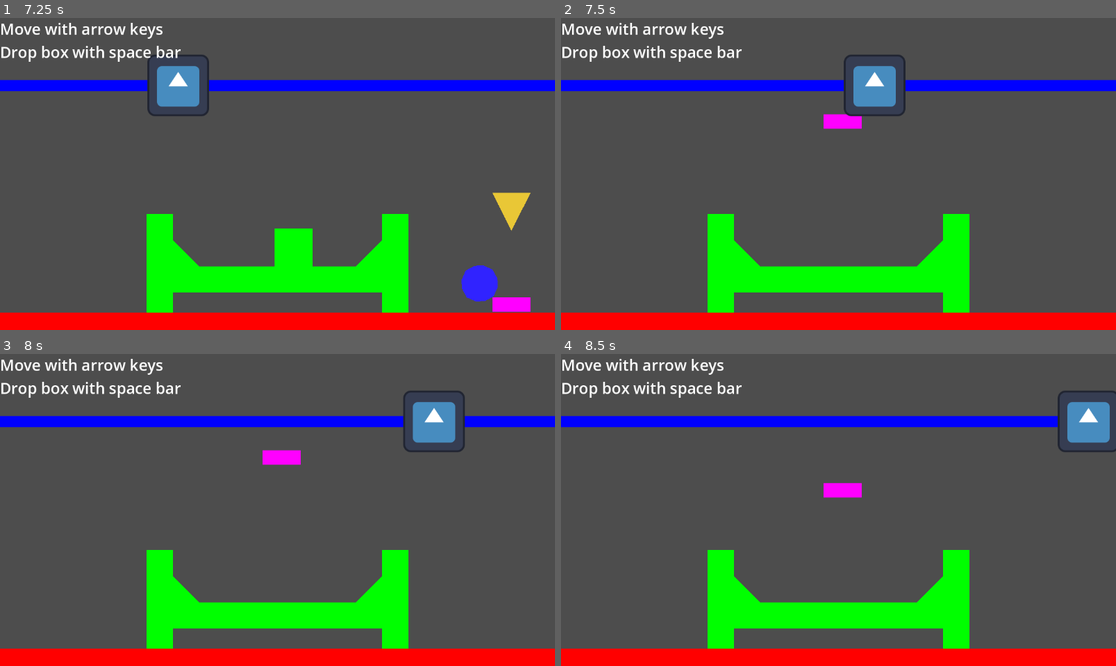
Above: before the commit, frames 1-4 (two rows, left to right).
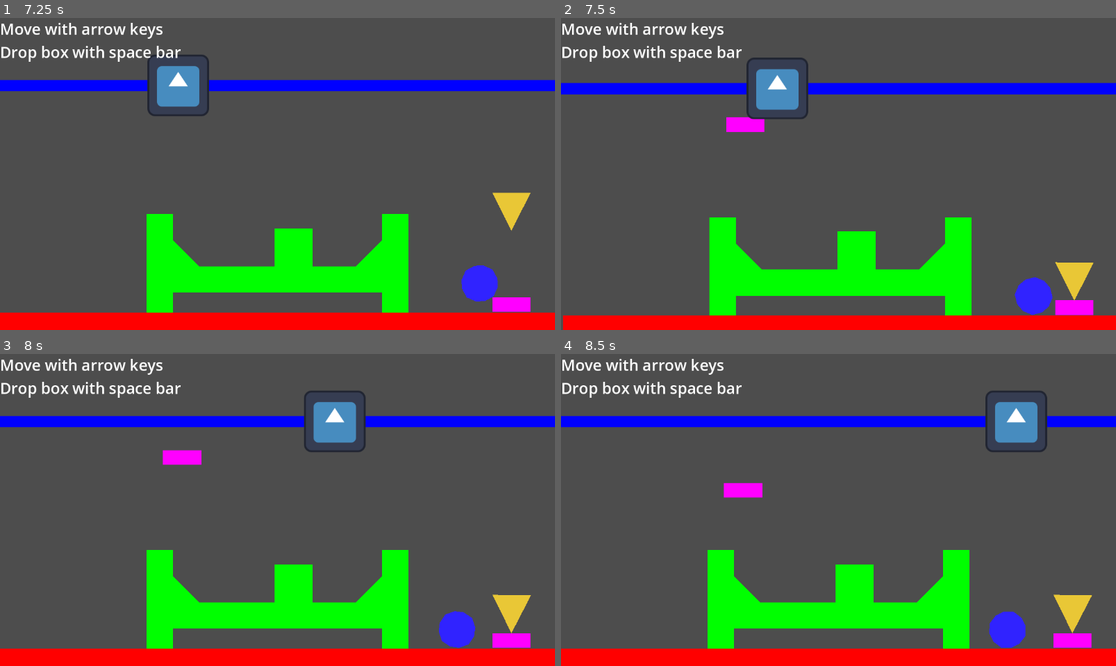
Above: after the commit, the same moments.

Repository: Bropi/StackingBoxes
Game: Godot game, scene res://src/main/main.tscn
Two runs of this game, one before a commit and one after it. Both use one fixed random seed, a clock stepped at 60 frames per second and the inputs below. The engine's default icon, where the game draws it, is replaced by a stand-in: a white triangle on a blue panel in a dark square.
Inputs:
- Up to frame 1 (7.25 s): tap Enter at 0.5 s; hold D (move_right) 0.53-2.03 s; tap Space (drop_box) at 0.6, 1.35, 2.1, 2.85, 3.6, 4.25, 4.35, 5.1, 5.85, 6.6 s; hold A (move_left) 2.03-2.78 s; hold D (move_right) 2.78-4.28 s; hold A (move_left) 4.28-5.03 s; hold D (move_right) 5.03-5.78 s; hold A (move_left) from 5.78 s (still down)
- Up to frame 2 (7.5 s): release A (move_left) at 7.28 s; hold D (move_right) from 7.28 s (still down); tap Space (drop_box) at 7.35 s
- Up to frame 3 (8 s): keep holding D (move_right)
- Up to frame 4 (8.5 s): keep holding D (move_right); tap Space (drop_box) at 8.1 s

Frame 1 is identical in both runs. In frame 2, 9.4% of the frame differs, in the area x 0-100%, y 11-100%; in frame 3, 5.7%; in frame 4, 5.6%.

Commit message:
scene switcher
very simple scene switcher added

Diff:
--- a/project.godot
+++ b/project.godot
@@ -14,6 +14,10 @@
 run/main_scene="uid://gigc0wceu1y8"
 config/features=PackedStringArray("4.5", "Forward Plus")
 config/icon="res://icon.svg"
+
+[autoload]
+
+SceneSwitcher="*res://src/autoloads/scene_switcher.gd"
 
 [file_customization]
 
--- /dev/null
+++ b/src/autoloads/scene_switcher.gd
@@ -0,0 +1,9 @@
+extends Node
+
+var current_scene: Node = null
+
+func _ready():
+	current_scene = get_tree().current_scene
+
+func switch_to_scene(path):
+	get_tree().change_scene_to_file(path)
--- a/src/main/main.tscn
+++ b/src/main/main.tscn
@@ -1,11 +1,6 @@
-[gd_scene load_steps=3 format=3 uid="uid://gigc0wceu1y8"]
+[gd_scene load_steps=2 format=3 uid="uid://gigc0wceu1y8"]
 
 [ext_resource type="Script" uid="uid://0cfmt68hl0sf" path="res://src/main/mainV2.gd" id="1_3s6yk"]
-[ext_resource type="PackedScene" uid="uid://ufp4l1t8n5cv" path="res://src/levels/level.tscn" id="3_djufw"]
 
 [node name="Main" type="Node2D"]
 script = ExtResource("1_3s6yk")
-
-[node name="level" parent="." instance=ExtResource("3_djufw")]
-
-[connection signal="reload_scene" from="level" to="." method="_on_level_reload_scene"]
--- a/src/main/mainV2.gd
+++ b/src/main/mainV2.gd
@@ -1,6 +1,12 @@
 extends Node2D
 
+func _ready() -> void:
+	start_game()
 
 #this function is triggered by a signal in mainV2.gd
 func _on_level_reload_scene() -> void:
 	get_tree().reload_current_scene()
+
+func start_game():
+	#switches to level scene
+	SceneSwitcher.switch_to_scene("res://src/levels/level.tscn")
Not shown, added: src/autoloads/scene_switcher.gd.uid
